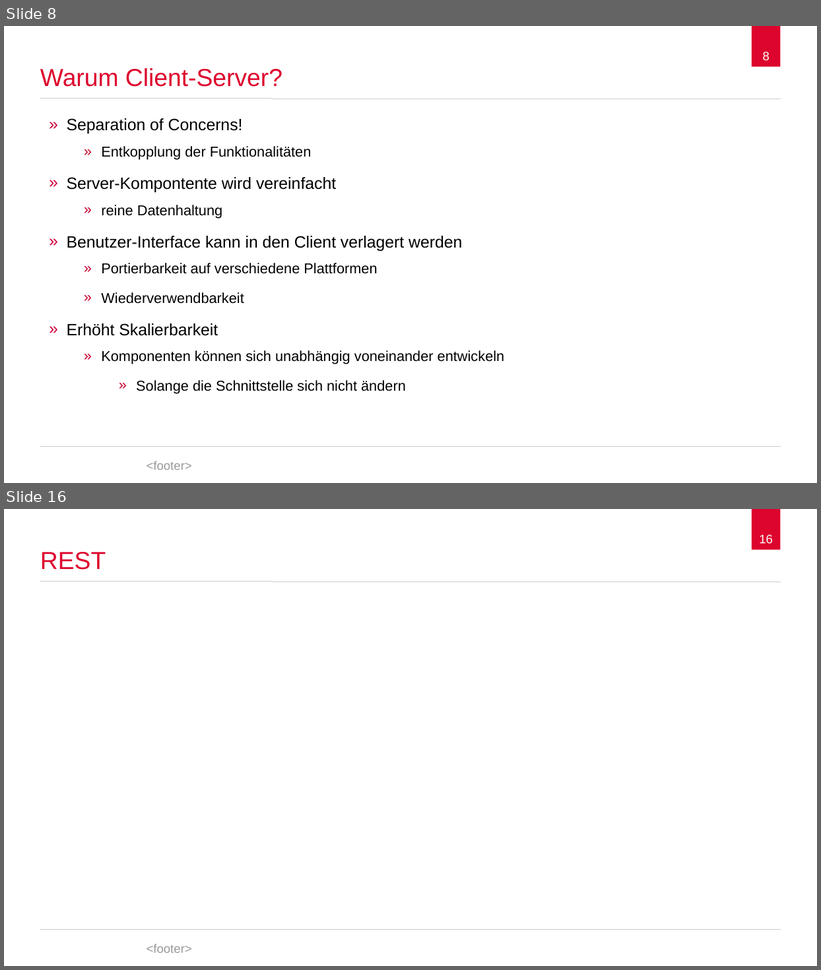
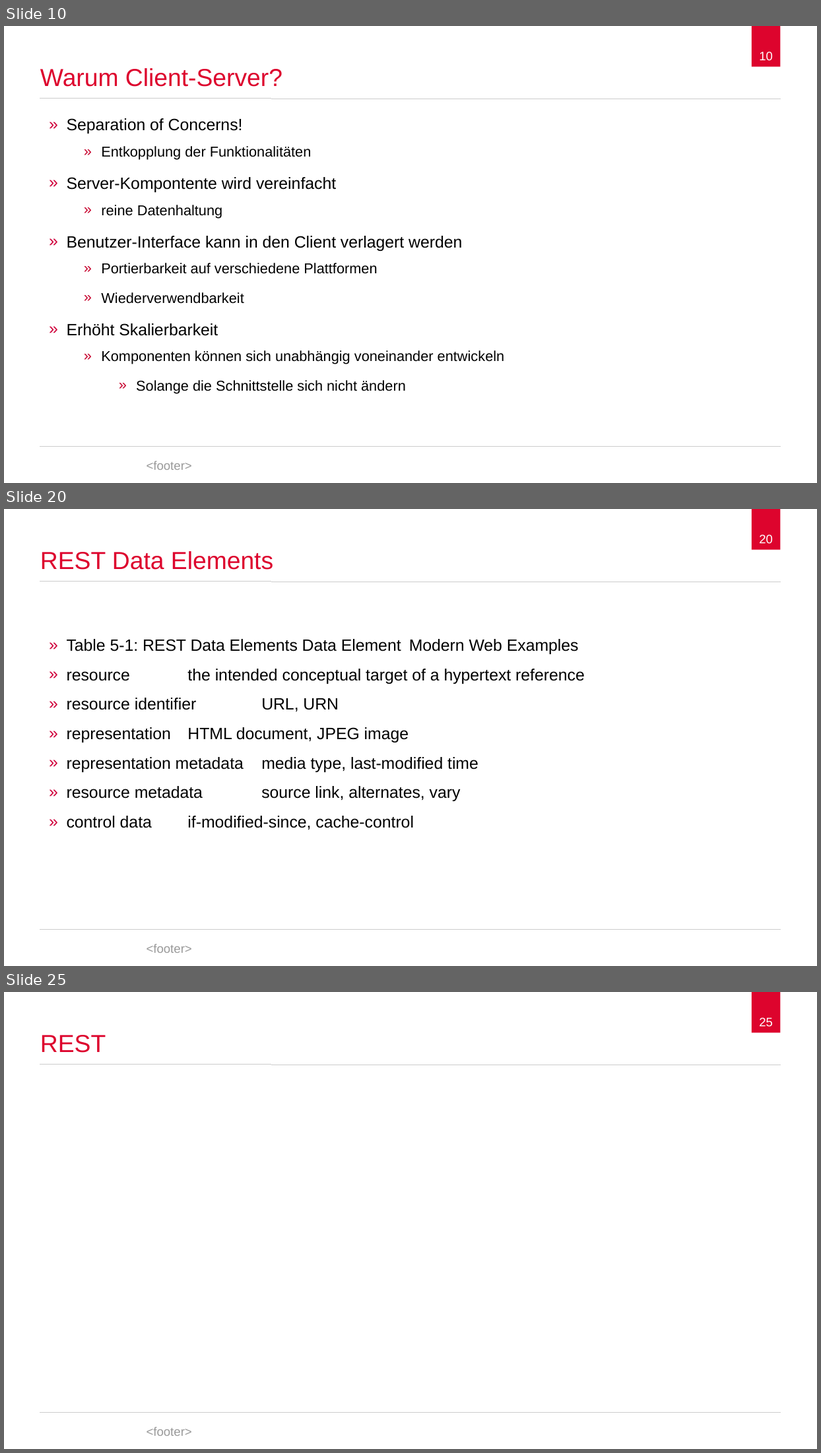
Before and after one commit to spaceone/presentations, a slide deck: representational-state-transfer/representational-state-transfer.odp. Shown one above the other, each under a label of ours: slides 8 and 16 before the commit, slides 10, 20 and 25 after it; the slides between them are not shown. The pictures are 821x970 and 821x1453 pixels, drawn with LibreOffice and Linux fonts; fonts in the diff are those of the drawing; background and template pictures are left out. Boxes give left, top, right and bottom in pixels: in the first picture for what was removed or moved away, otherwise in the second. Text is boxed around its words. In the diff, an @@ line names an element or a change of style, - is before the commit and + after.

Commit message:
Make skeleton for REST presentation

```diff
--- a/representational-state-transfer/representational-state-transfer.odp
+++ b/representational-state-transfer/representational-state-transfer.odp
@@ slide 20 added at (x1=4, y1=509, x2=817, y2=966), background #FFFFFF; not listed: 5 template elements that a slide beside it also shows @@
@@ title added at (x1=40, y1=551, x2=273, y2=570), 24 pt, text #DD042D @@
+REST Data Elements
@@ text added at (x1=67, y1=639, x2=585, y2=830), 16 pt, text #000000 @@
+» Table 5-1: REST Data Elements Data Element Modern Web Examples
+» resource the intended conceptual target of a hypertext reference
+» resource identifier URL, URN
+» representation HTML document, JPEG image
+» representation metadata media type, last-modified time
+» resource metadata source link, alternates, vary
+» control data if-modified-since, cache-control
@@ what was slide 8 is now slide 10 @@
@@ page number at (x1=759, y1=52, x2=773, y2=60): text changed @@
-8
+10
@@ what was slide 16 is now slide 25 @@
@@ page number at (x1=759, y1=1018, x2=773, y2=1026): text changed @@
-16
+25
```
Also in this commit, not shown: 13 slides changed, 9 other slides added, 1 slide removed.
